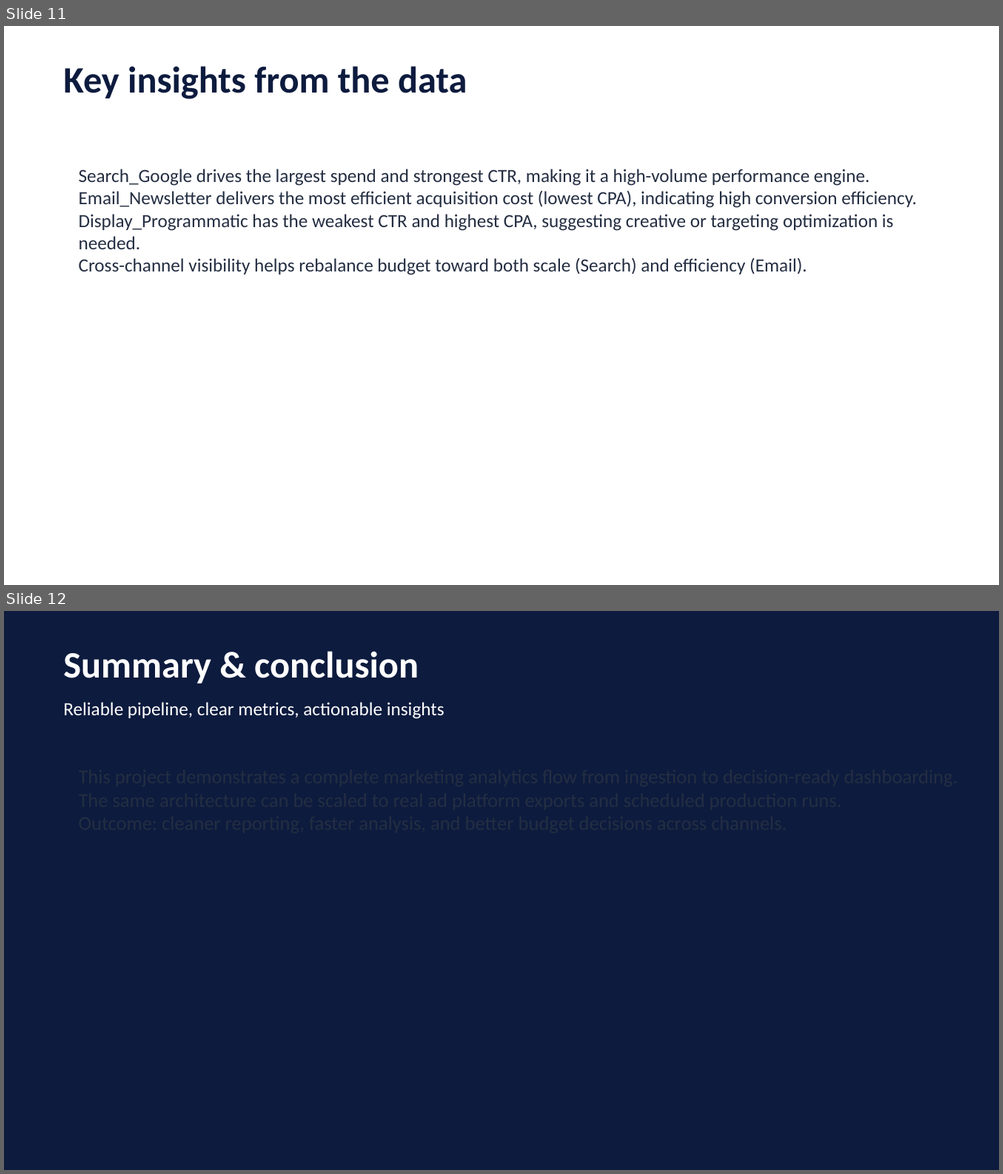
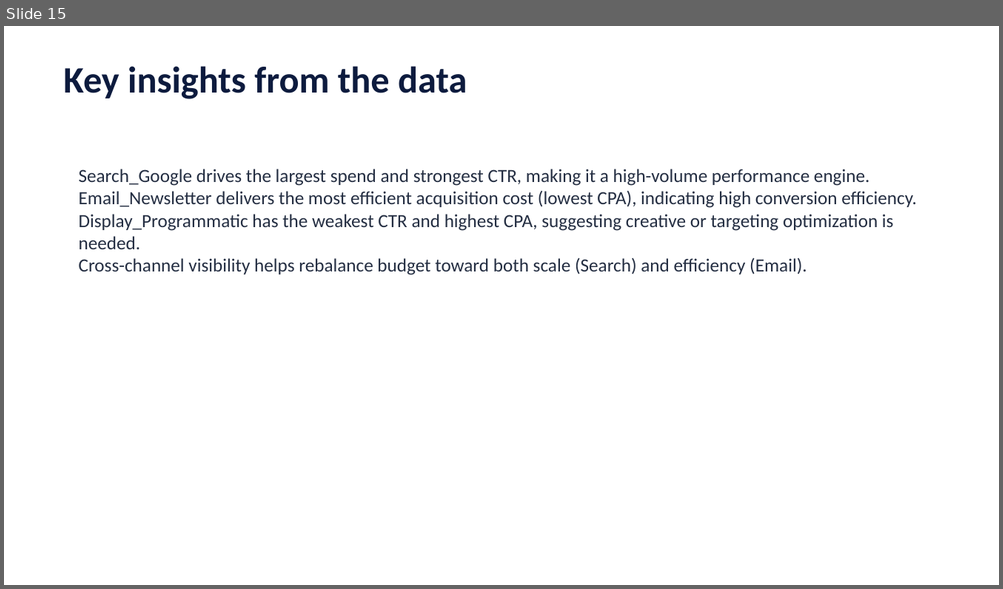
Before and after one commit to yousefessa2112/marketing-data-platform, a slide deck: dashboard/Marketing_Data_Pipeline_Presentation.pptx. Shown one above the other, each under a label of ours: slides 11 and 12 before the commit, slide 15 after it. The pictures are 1003x1174 and 1003x589 pixels, drawn with LibreOffice and Linux fonts; fonts in the diff are those of the drawing. Boxes give left, top, right and bottom in pixels: in the first picture for what was removed or moved away, otherwise in the second. Text is boxed around its words. In the diff, an @@ line names an element or a change of style, - is before the commit and + after.

```diff
--- a/dashboard/Marketing_Data_Pipeline_Presentation.pptx
+++ b/dashboard/Marketing_Data_Pipeline_Presentation.pptx
@@ slide 12 removed at bbox=[4, 611, 999, 1170], background #0D1B3E @@
@@ text removed at bbox=[63, 651, 418, 684] @@
-Summary & conclusion
@@ text removed at bbox=[63, 702, 444, 719] @@
-Reliable pipeline, clear metrics, actionable insights
@@ what was slide 11 is now slide 15 @@
```
Also in this commit, not shown: 1 slide changed, 6 slides added, 1 other slide removed, 23 other files.
